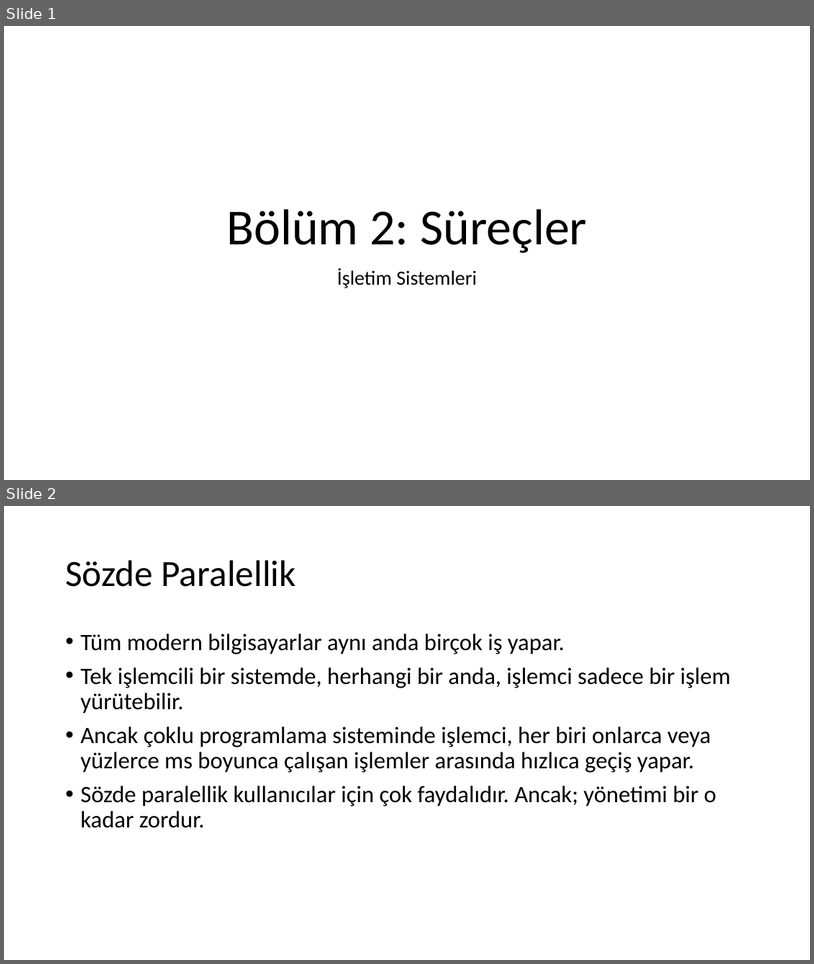
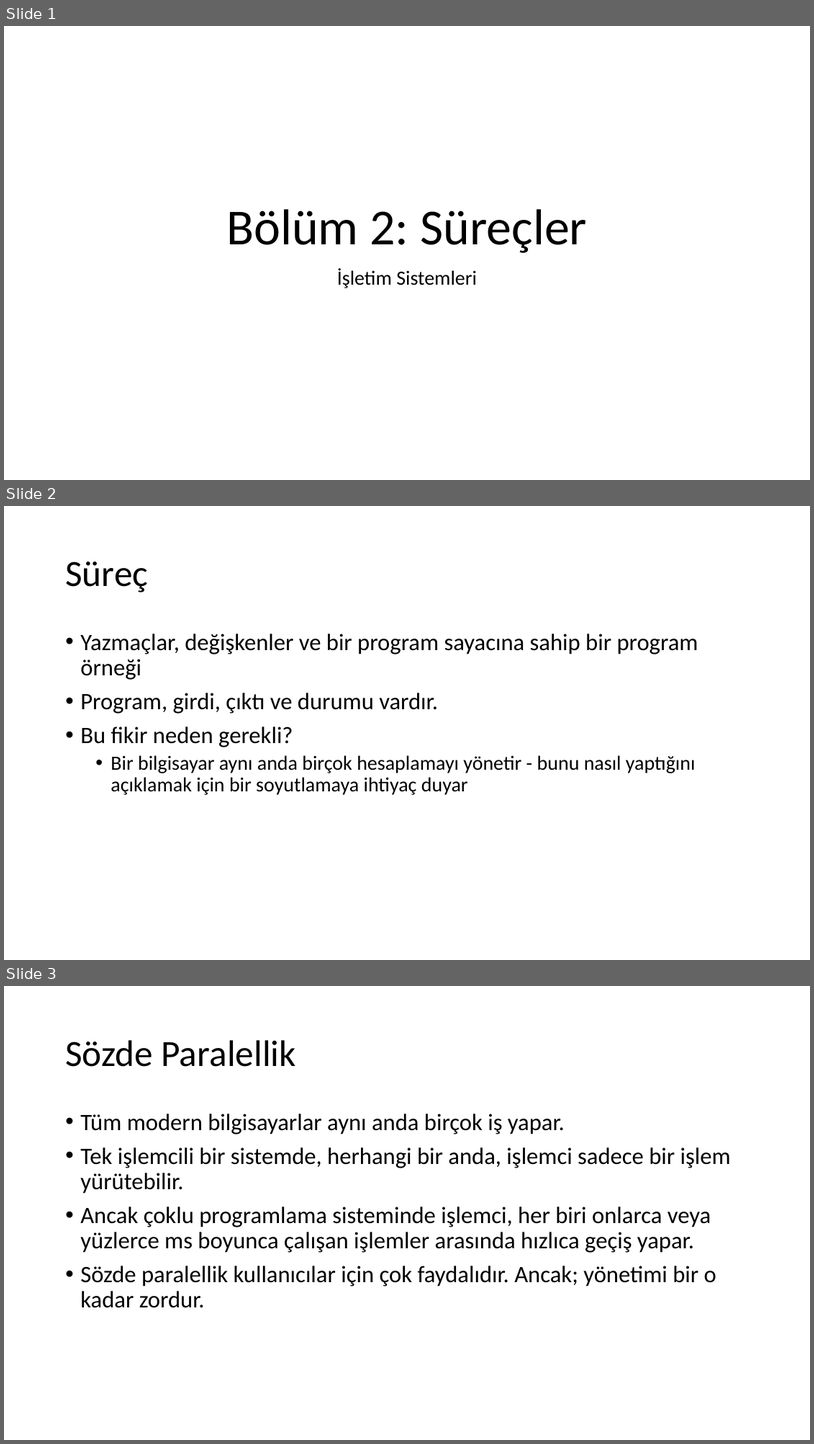
Before and after one commit to sercankulcu/sercankulcu.github.io, a slide deck: assets/teaching/os/2_Bolum_2_Surecler.pptx. Shown one above the other, each under a label of ours: slides 1 and 2 before the commit, slides 1, 2 and 3 after it. The pictures are 814x964 and 814x1444 pixels, drawn with LibreOffice and Linux fonts; fonts in the diff are those of the drawing. Boxes give left, top, right and bottom in pixels: in the first picture for what was removed or moved away, otherwise in the second. Text is boxed around its words. In the diff, an @@ line names an element or a change of style, - is before the commit and + after.

```diff
--- a/assets/teaching/os/2_Bolum_2_Surecler.pptx
+++ b/assets/teaching/os/2_Bolum_2_Surecler.pptx
@@ slide 2 added at [4,506,810,960], background #FFFFFF @@
@@ title added at [65,561,148,592], 44 pt, text #000000 @@
+Süreç
@@ text added at [80,633,699,795], 28 pt, text #000000 @@
+• Yazmaçlar, değişkenler ve bir program sayacına sahip bir program örneği
+• Program, girdi, çıktı ve durumu vardır.
+• Bu fikir neden gerekli?
+  • Bir bilgisayar aynı anda birçok hesaplamayı yönetir - bunu nasıl yaptığını açıklamak için bir soyutlamaya ihtiyaç duyar
@@ what was slide 2 is now slide 3 @@
```
Also in this commit, not shown: 1 slide changed, 59 other slides added, 1 slide removed, 2 other files.
